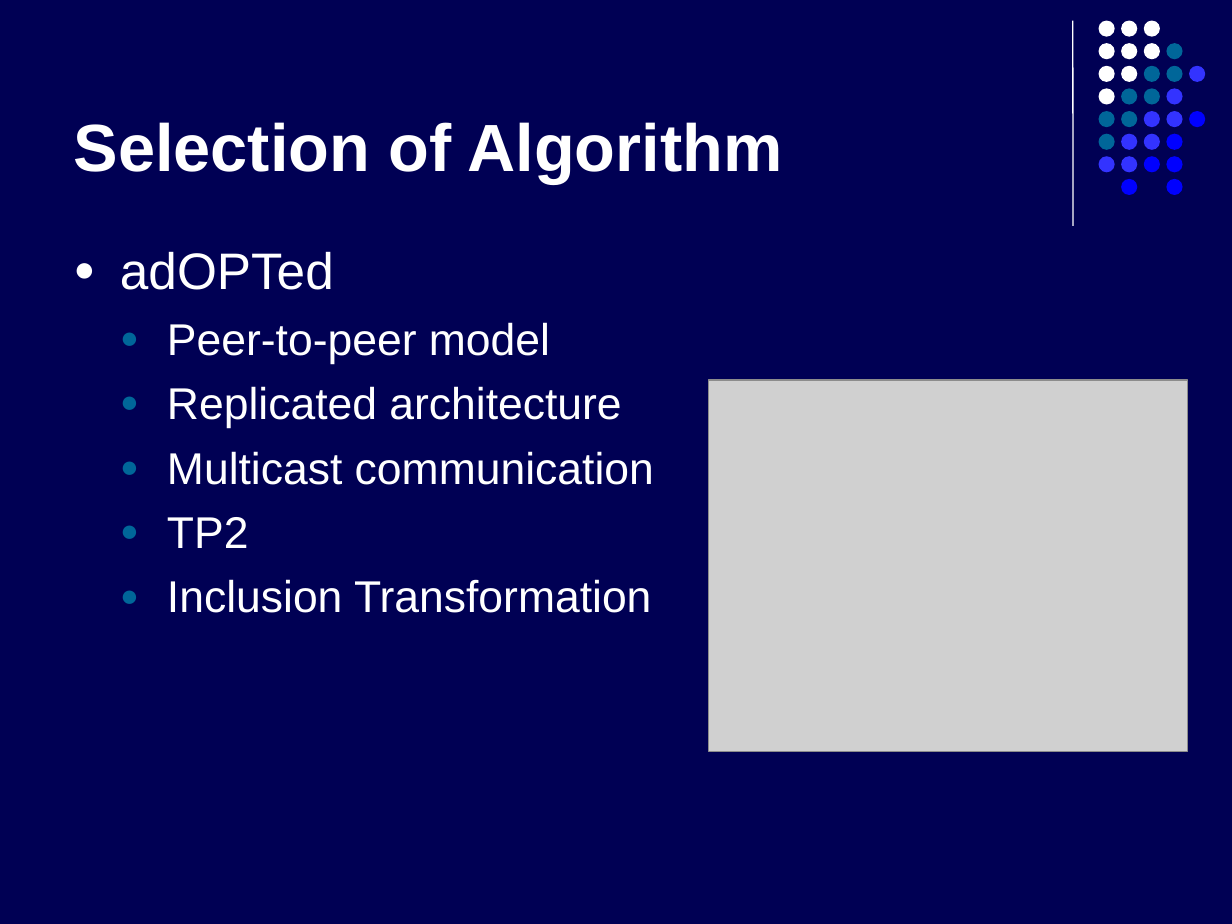
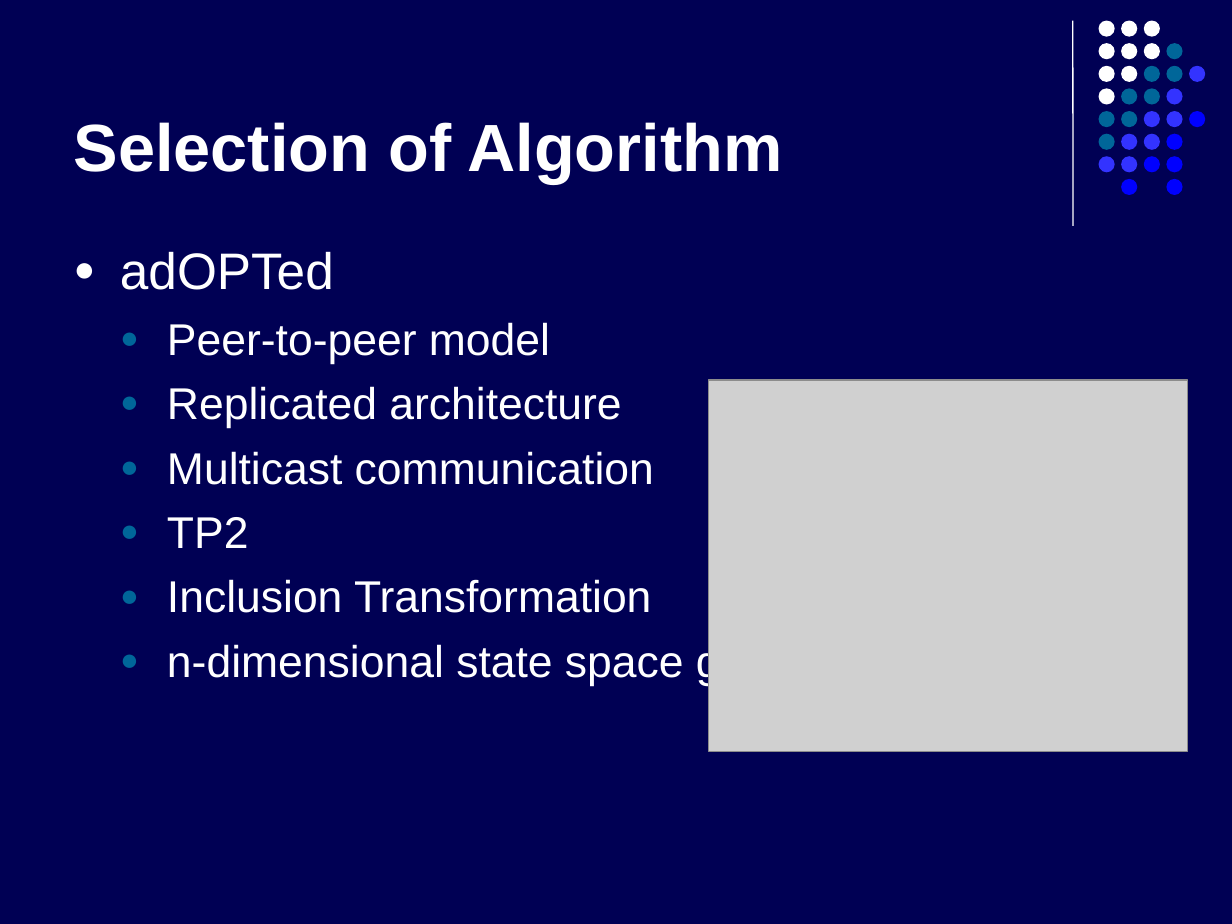
Before and after one commit to kyanha/ace, a slide deck: slide 12 of ace/trunk/doc/presentation/presentation.ppt. Drawn at 1232x924 pixels with LibreOffice and Linux fonts; fonts in the diff are those of the drawing; grey boxes stand for pictures. Boxes give left, top, right and bottom in pixels: in the first picture for what was removed or moved away, otherwise in the second. Text is boxed around its words. In the diff, an @@ line names an element or a change of style, - is before the commit and + after.

```diff
--- a/ace/trunk/doc/presentation/presentation.ppt
+++ b/ace/trunk/doc/presentation/presentation.ppt
@@ text at (167, 642, 810, 686): paragraph added @@
+  ● n-dimensional state space graph
```
Also in this commit, not shown: 5 other slides changed.
